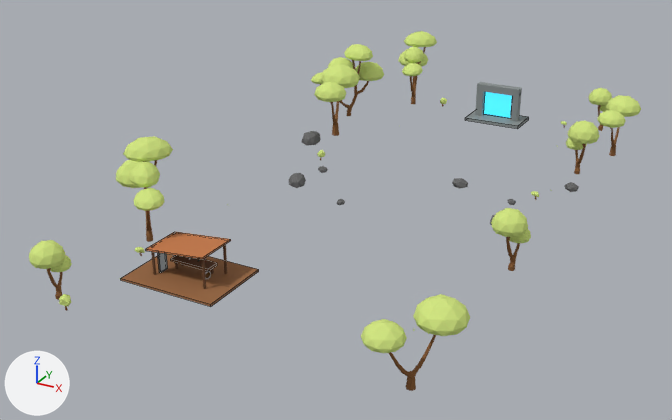
Two versions of the Blender file RedFortress2/MultiPassRendering/res/model/base/base_decor.blend, one commit apart.
One viewpoint serves both versions: a 50 mm camera at (31.6, -68.1, 32.1) aimed at (-4.2, -3.0, -0.5). Every picture has the same lights, and +X, +Y and +Z are marked at lower left. The first picture is the older version. Mesh edges are drawn as thin lines on the coarser meshes.

Names of what the first picture shows: 'PortalGlow', 'TreeHillEastA_0', 'TreeHillEastB_0', 'TreeHillWestA_0', 'TreeHillWestB_0', 'TreeMidEast_0', 'TreePortalWest_0', 'TreeSouthEast_0', 'TreeSouthWest_0', 'TreeWorkshop_0', 'WorkshopCanopy', 'WorkshopDeck' and 20 more.
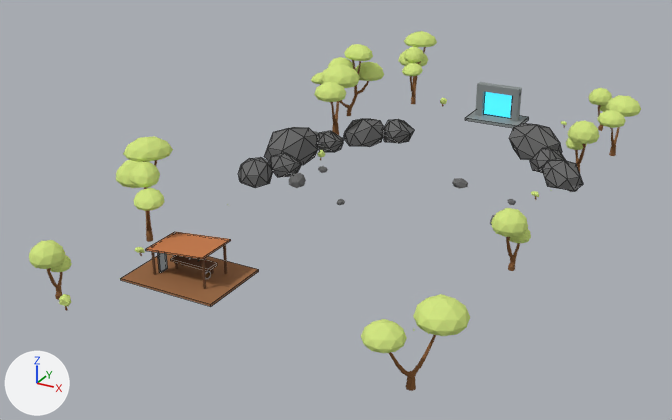
Where the change shows, as pixel boxes [x1, y1, x2, y2] in the pictures (672 x 420 px):
'ClimbRockWestNorth_0', added
    after: [264, 127, 318, 165]
'ClimbRockHillEastC_0', added
    after: [510, 123, 562, 160]
'ClimbRockHillEastA_0', added
    after: [542, 158, 583, 190]
'ClimbRockHillWestB_0', added
    after: [344, 119, 383, 147]
'ClimbRockWestSouth_0', added
    after: [238, 157, 273, 188]
'ClimbRockHillWestC_0', added
    after: [383, 119, 414, 143]
'ClimbRockWestMid_0', added
    after: [270, 153, 302, 177]
'ClimbRockHillWestA_0', added
    after: [317, 131, 344, 152]
'ClimbRockHillEastB_0', added
    after: [530, 148, 566, 173]

The change in detail:
Object 'ClimbRockHillEastC_0' (ob_climbrockhilleastc_0) is new; it shows a copy of the mesh of ob_hillrockwest_0.
Its location is (7.2, 16.2, 0.58).
Its rotation in degrees is (0, 0, 48).
Its scale is (2.1, 2.1, 2.1).
Object 'ClimbRockHillEastB_0' (ob_climbrockhilleastb_0) is new; it shows a copy of the mesh of ob_hillrockeast_0.
Its location is (9.6, 13.0, 0.68).
Its rotation in degrees is (0, 0, -12).
Its scale is (2.15, 2.15, 2.15).
Object 'ClimbRockHillEastA_0' (ob_climbrockhilleasta_0) is new; it shows a copy of the mesh of ob_hillrockwest_0.
Its location is (11.8, 10.0, 0.55).
Its rotation in degrees is (0, 0, 32).
Its scale is (1.55, 1.55, 1.55).
Object 'ClimbRockHillWestC_0' (ob_climbrockhillwestc_0) is new; it shows a copy of the mesh of ob_hillrockeast_0.
Its location is (-6.5, 14.0, 0.62).
Its rotation in degrees is (0, 0, 8).
Its scale is (2.2, 2.2, 2.2).
Object 'ClimbRockHillWestB_0' (ob_climbrockhillwestb_0) is new; it shows a copy of the mesh of ob_hillrockwest_0.
Its location is (-8.7, 11.2, 0.72).
Its rotation in degrees is (0, 0, -35).
Its scale is (1.65, 1.65, 1.65).
Object 'ClimbRockHillWestA_0' (ob_climbrockhillwesta_0) is new; it shows a copy of the mesh of ob_hillrockeast_0.
Its location is (-11.2, 8.2, 0.58).
Its rotation in degrees is (0, 0, 25).
Its scale is (1.9, 1.9, 1.9).
Object 'ClimbRockWestNorth_0' (ob_climbrockwestnorth_0) is new; it shows a copy of the mesh of ob_hillrockwest_0.
Its location is (-13.0, 4.2, 0.42).
Its rotation in degrees is (0, 0, -18).
Its scale is (2.15, 2.15, 2.15).
Object 'ClimbRockWestMid_0' (ob_climbrockwestmid_0) is new; it shows a copy of the mesh of ob_hillrockeast_0.
Its location is (-12.0, 1.0, 0.35).
Its rotation in degrees is (0, 0, 42).
Its scale is (2.0, 2.0, 2.0).
Object 'ClimbRockWestSouth_0' (ob_climbrockwestsouth_0) is new; it shows a copy of the mesh of ob_hillrockwest_0.
Its location is (-13.1, -2.0, 0.25).
Its rotation in degrees is (0, 0, 12).
Its scale is (1.45, 1.45, 1.45).
